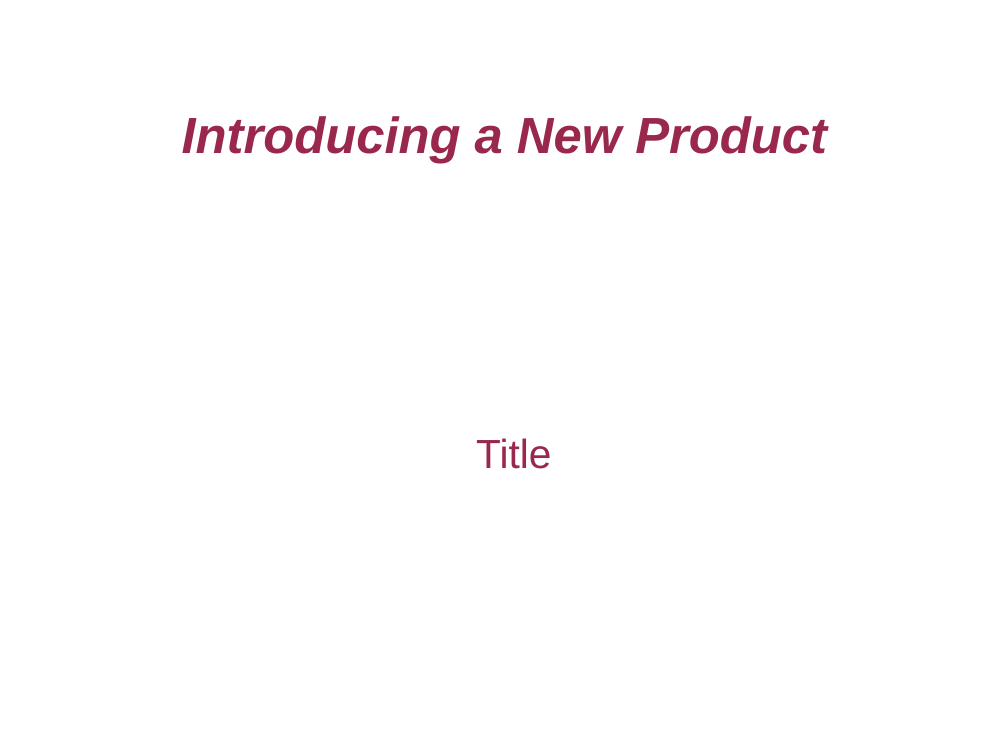
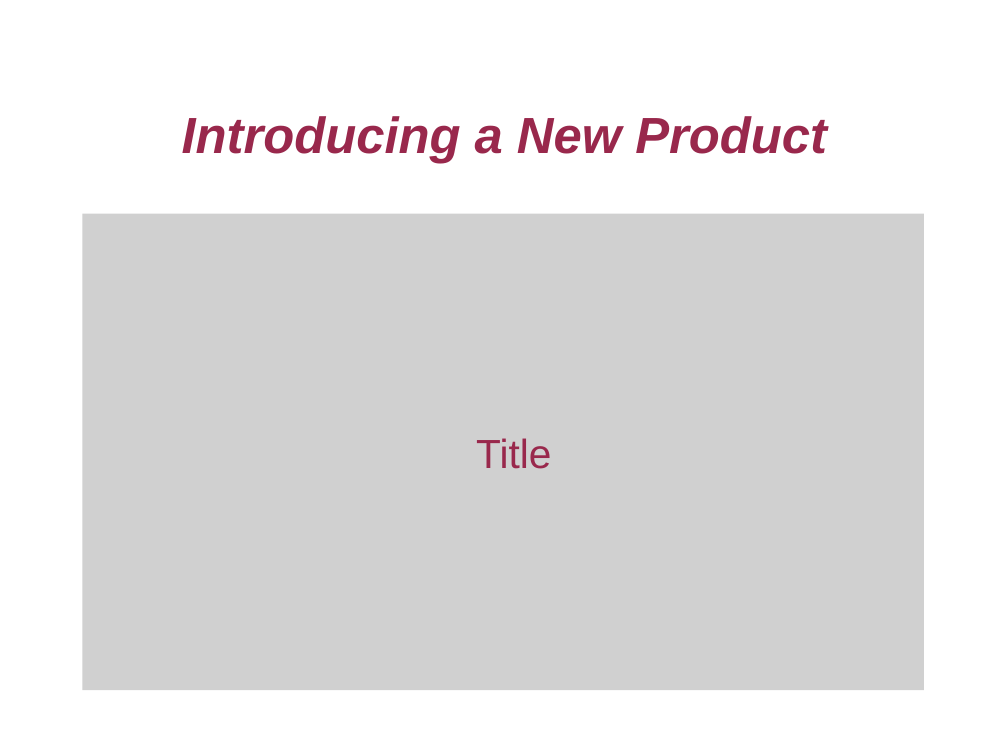
Before and after one commit to DFE-Digital/presentation-merger, a slide deck: slide 1 of __tests__/__fixtures__/file1.odp. Drawn at 1008x756 pixels with LibreOffice and Linux fonts; fonts in the diff are those of the drawing; grey boxes stand for pictures; background and template pictures are left out. Boxes give left, top, right and bottom in pixels: in the first picture for what was removed or moved away, otherwise in the second. Text is boxed around its words. In the diff, an @@ line names an element or a change of style, - is before the commit and + after.

```diff
--- a/__tests__/__fixtures__/file1.odp
+++ b/__tests__/__fixtures__/file1.odp
@@ picture added at (82,214,925,691), 32 pt, text #99284C @@
+Title
@@ subtitle removed at (476,438,551,469) @@
-Title
```
Also in this commit, not shown: 2 other files.
